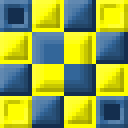
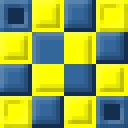
Layers edited between the first and the second 128x128 image:
pixels changed over <box>0,0,128,128</box> (layer not identified)
